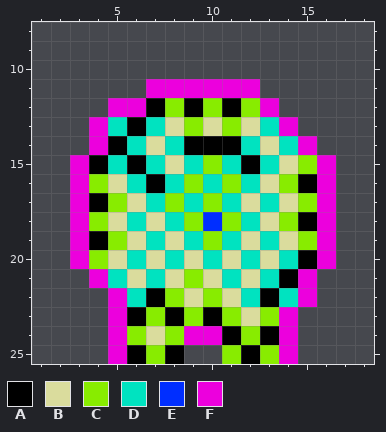
Pixel-art sprite, stored at OLD/client/resources/images/people/sheepT2.png. Above is the file before it was changed.
The file is 20x26 pixels. Colours within 5 levels of each other are drawn and written as one. Shown: x 1..18, y 8..25.
Palette (. is transparent): A #000000  B #dadc9d  C #88ec00  D #00e3c0  E #002eff  F #ec00dd
Pixels before, first column x 3:
11 ....FFFFFF....
12 ..FFACACACF...
13 .FDADBCBCBDF..
14 .FADBDAAADBDF.
15 FADADBDCDADBCF
16 FCBDADCDCDBCAF
17 FACBDCDCDBDBCF
18 FCBDBDCECDBCAF
19 FACBDBDCDBDBCF
20 FCBDBDBDBDBDAF
21 .FDBDBCBDBDAF.
22 ..FDACBCBDADF.
23 ..FACACACBCF..
24 ..FCBCFFACAF..
25 ..FACA..CACF..
New version:
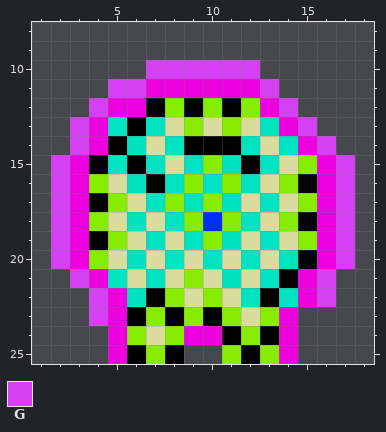
Colours new in this view: G #d341f3
Changes in this commit:
The author put colour G in row 10 at x 7 to 12; in row 11 at x 5 to 6 and 13; in row 12 at x 4 and 14; in row 13 at x 3 and 15; in row 14 at x 3 and 16; in rows 15 to 20 at x 2 and 17.
The author put colour G in row 21 at x 3 and 16; in row 22 at x 4 and 16; in row 23 at x 4.
